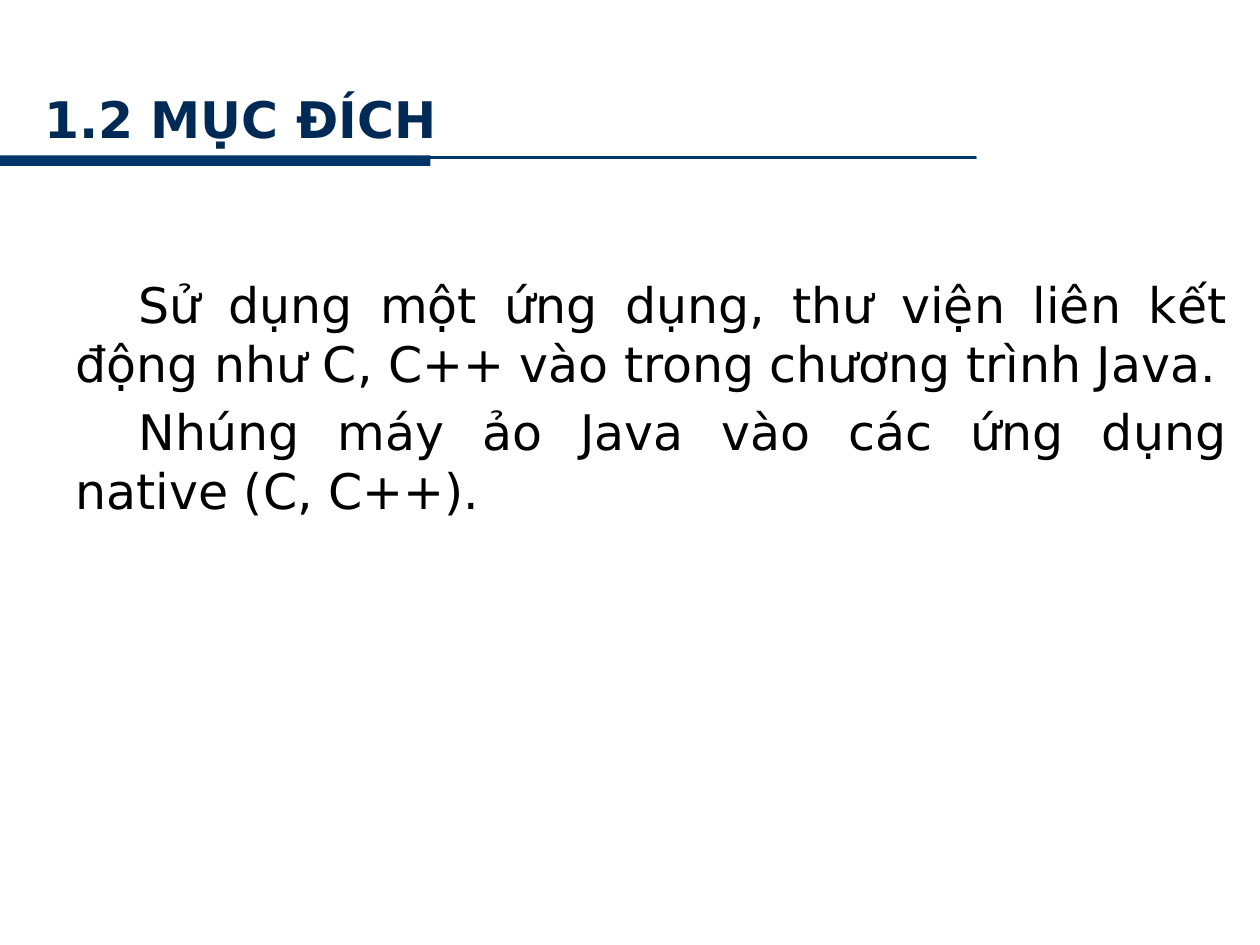
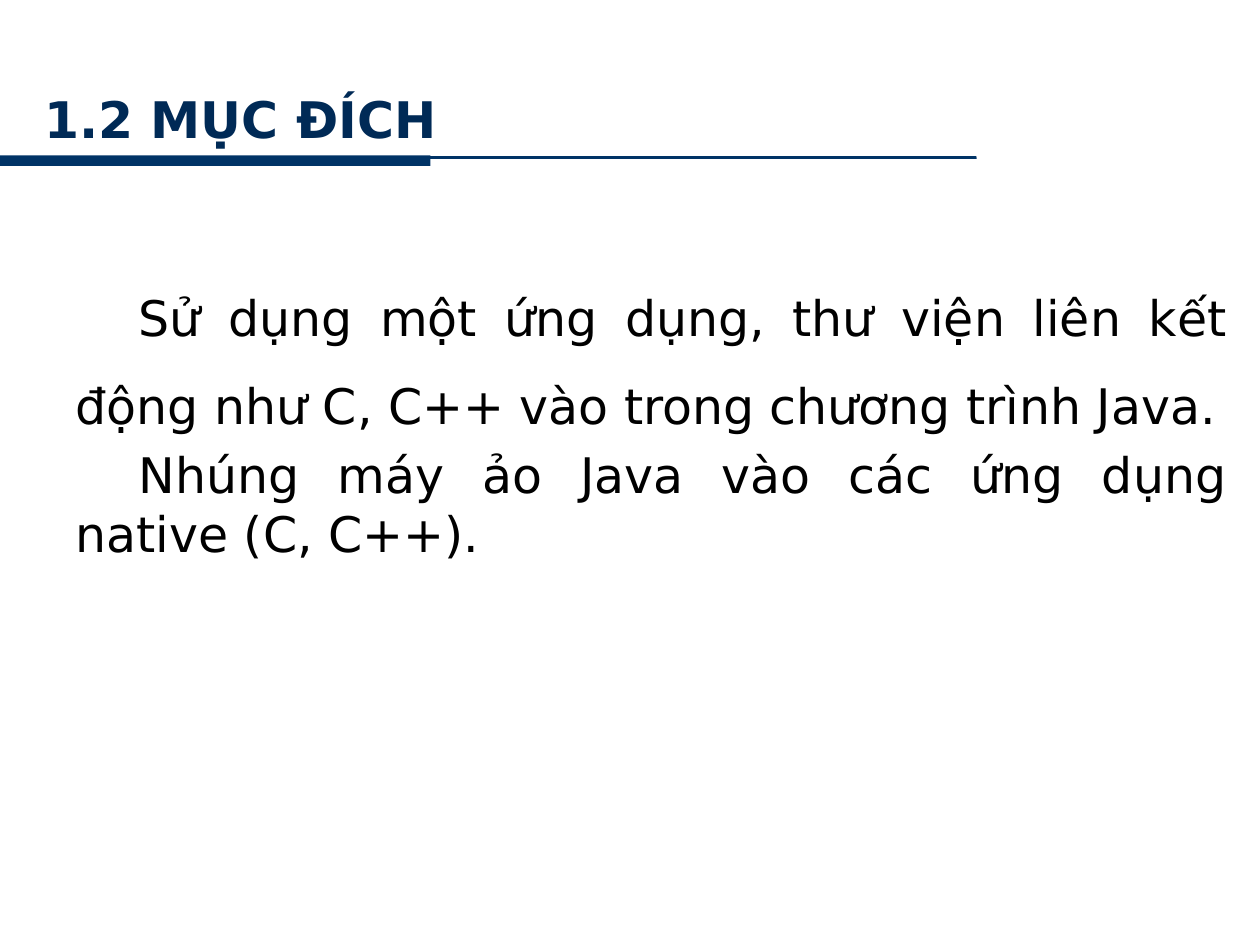
Before and after one commit to minhkhanh/UofS-Java, a slide deck: slide 5 of Seminar_JNI/Slide_00.pptx. Drawn at 1260x945 pixels with LibreOffice and Linux fonts; fonts in the diff are those of the drawing; background and template pictures are left out. Boxes give left, top, right and bottom in pixels: in the first picture for what was removed or moved away, otherwise in the second. Text is boxed around its words. In the diff, an @@ line names an element or a change of style, - is before the commit and + after.

```diff
--- a/Seminar_JNI/Slide_00.pptx
+++ b/Seminar_JNI/Slide_00.pptx
@@ text "Sử dụng một ứng dụng, ...": place and size @@
-text "Sử dụng một ứng dụng, ..." at <box>76,283,1227,516</box>
+text "Sử dụng một ứng dụng, ..." at <box>76,296,1227,559</box>
@@ text at <box>76,296,1227,435</box>: line spacing 1 to 1.5 @@
```
Also in this commit, not shown: 22 other slides changed.
